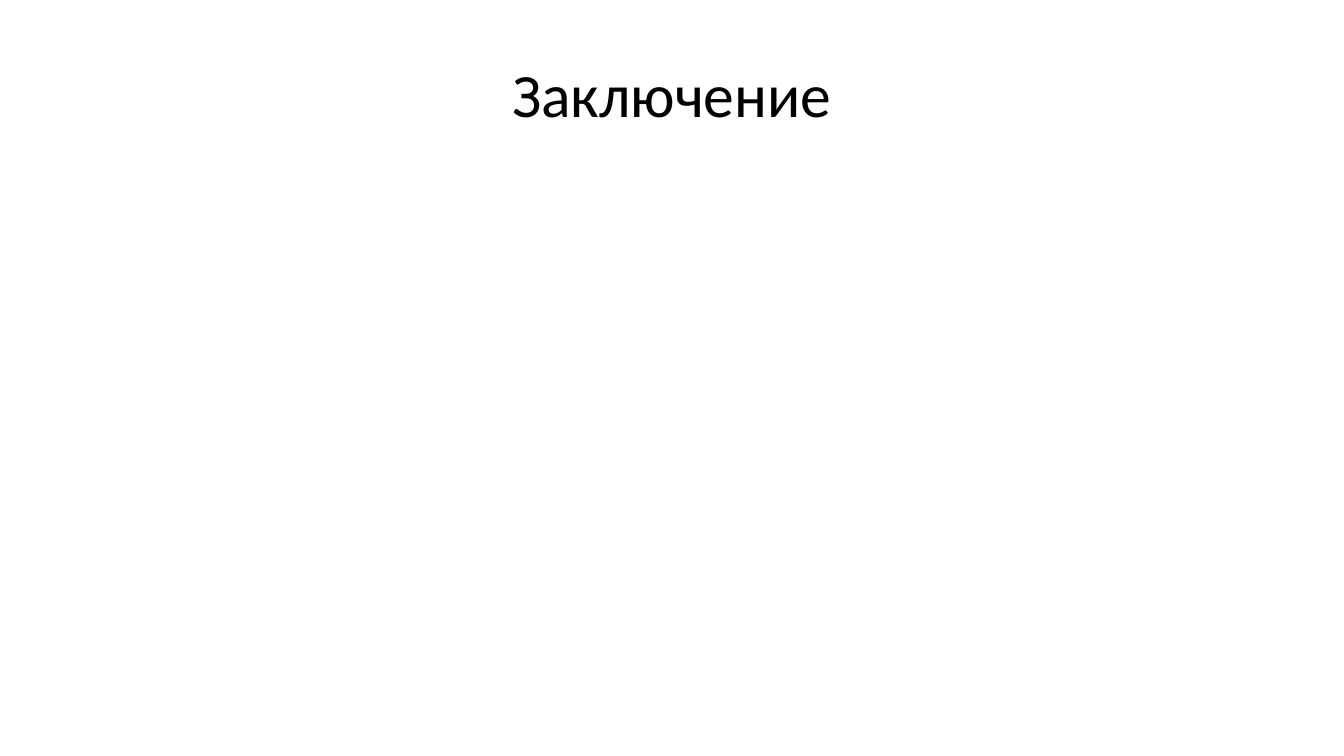
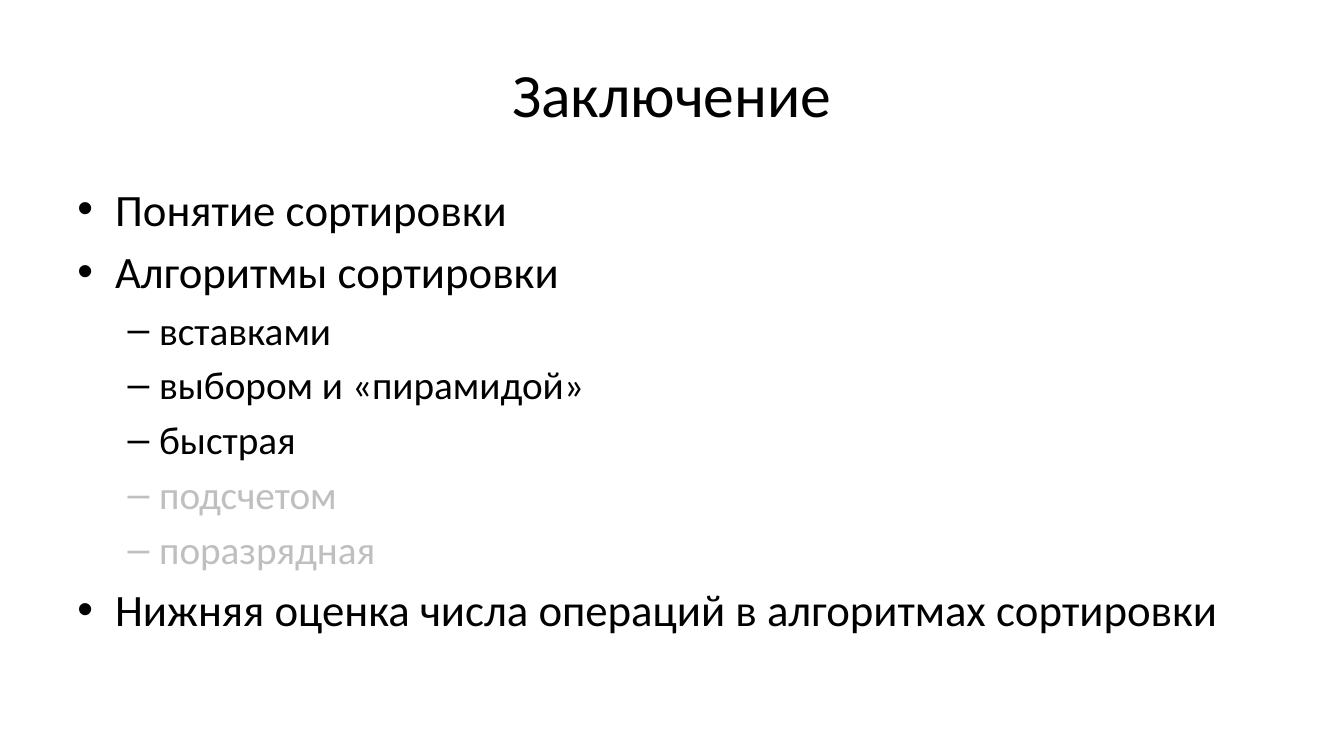
Before and after one commit to Evgueni-Petrov-aka-espetrov/Algorithms-and-Programming-in-C-pptx, a slide deck: slide 119 of 13 Сортировка.pptx (slide 57 before the commit). Drawn at 1344x756 pixels with LibreOffice and Linux fonts; fonts in the diff are those of the drawing. Boxes give left, top, right and bottom in pixels: in the first picture for what was removed or moved away, otherwise in the second. Text is boxed around its words. In the diff, an @@ line names an element or a change of style, - is before the commit and + after.

```diff
--- a/13 Сортировка.pptx
+++ b/13 Сортировка.pptx
@@ text added at [115, 197, 1217, 634], 32 pt, text #000000 @@
+• Понятие сортировки
+• Алгоритмы сортировки
+  – вставками
+  – выбором и «пирамидой»
+  – быстрая
+  – подсчетом
+  – поразрядная
+• Нижняя оценка числа операций в алгоритмах сортировки
```
Also in this commit, not shown: 15 other slides changed, 104 slides added, 9 slides removed.
